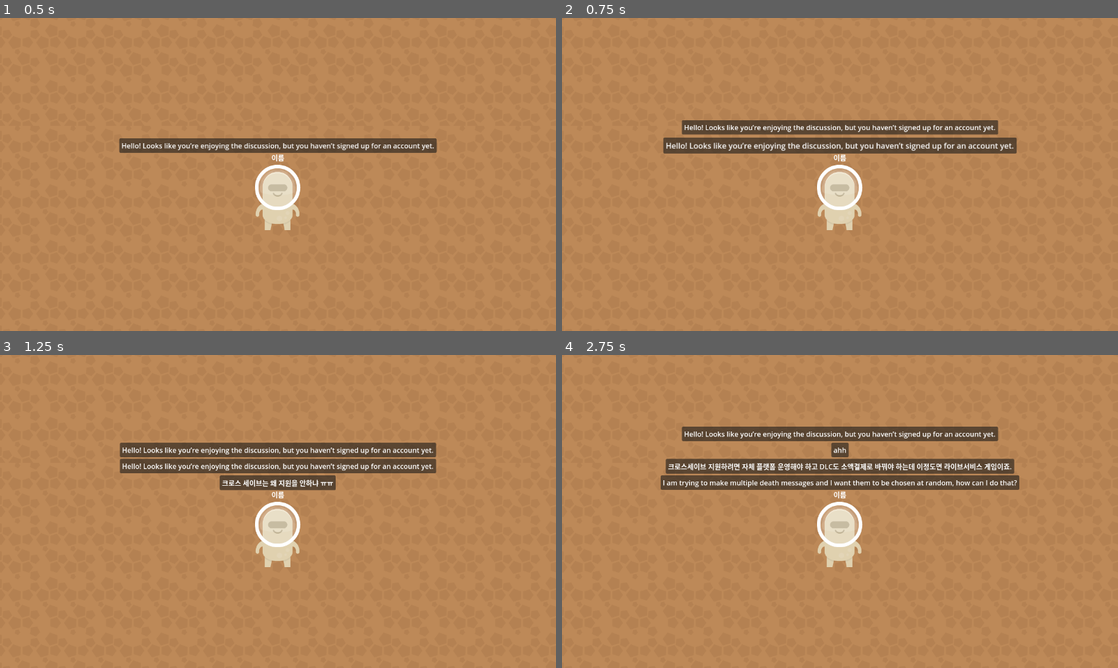
Above: before the commit, frames 1-4 (two rows, left to right).
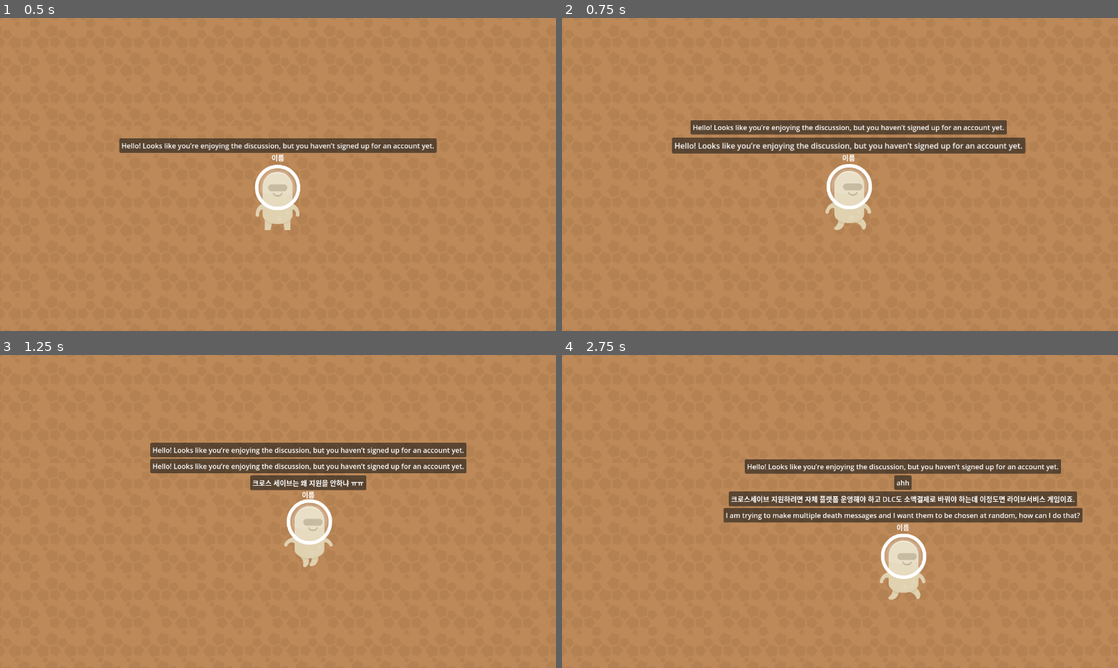
Above: after the commit, the same moments.

Repository: Ozymandias1/godot_simplechat
Game: Godot game, scene res://Scenes/ChatRoom/ChatRoom.tscn
Two runs of this game, one before a commit and one after it. Both use one fixed random seed, a clock stepped at 60 frames per second and the inputs below. This scene is started directly instead of the project's main scene.
Inputs:
- Up to frame 1 (0.5 s): no input
- Up to frame 2 (0.75 s): hold D (Move Right, bound only after the commit) from 0.53 s (still down)
- Up to frame 3 (1.25 s): keep holding D (Move Right, bound only after the commit)
- Up to frame 4 (2.75 s): release D (Move Right, bound only after the commit) at 1.28 s; hold S (Move Down, bound only after the commit) 1.28-2.03 s; hold D (Move Right, bound only after the commit) from 2.03 s (still down)

Frame 1 is identical in both runs. In frame 2, 2.9% of the frame differs, in the area x 18-84%, y 32-68%; in frame 3, 5.3%; in frame 4, 16%, in the area x 17-94%, y 22-79%.

Commit message:
플레이어 이동
- 플레이어 이동, 애니메이션 처리

Diff:
--- /dev/null
+++ b/Data/Sprite_Player_Beige.tres
@@ -0,0 +1,27 @@
+[gd_resource type="SpriteFrames" load_steps=4 format=3 uid="uid://c1dnw8agr60db"]
+
+[ext_resource type="Texture2D" uid="uid://66f03wlq6jbb" path="res://Textures/Players/Beige/alienBeige_front.png" id="1_rg2lq"]
+[ext_resource type="Texture2D" uid="uid://ci563lkessvg6" path="res://Textures/Players/Beige/alienBeige_walk1.png" id="2_yqmws"]
+[ext_resource type="Texture2D" uid="uid://buvm7danmimsj" path="res://Textures/Players/Beige/alienBeige_walk2.png" id="3_gvmds"]
+
+[resource]
+animations = [{
+"frames": [{
+"duration": 1.0,
+"texture": ExtResource("1_rg2lq")
+}],
+"loop": true,
+"name": &"Idle",
+"speed": 5.0
+}, {
+"frames": [{
+"duration": 1.0,
+"texture": ExtResource("2_yqmws")
+}, {
+"duration": 1.0,
+"texture": ExtResource("3_gvmds")
+}],
+"loop": true,
+"name": &"Move",
+"speed": 5.0
+}]
--- a/Scenes/ChatRoom/ChatRoom.tscn
+++ b/Scenes/ChatRoom/ChatRoom.tscn
@@ -1,9 +1,8 @@
-[gd_scene load_steps=5 format=3 uid="uid://eb5ahbaxi2rb"]
+[gd_scene load_steps=4 format=3 uid="uid://eb5ahbaxi2rb"]
 
-[ext_resource type="Texture2D" uid="uid://66f03wlq6jbb" path="res://Textures/Players/Beige/alienBeige_front.png" id="1_0hegc"]
 [ext_resource type="Script" path="res://Scripts/ChatRoom/ChatRoom.gd" id="1_5vfxu"]
 [ext_resource type="PackedScene" uid="uid://bbanpguhwvu83" path="res://Scenes/ChatRoom/Background.tscn" id="2_2s84r"]
-[ext_resource type="Script" path="res://Scripts/ChatRoom/PlayerMessageItemContainer.gd" id="4_ho3t5"]
+[ext_resource type="PackedScene" uid="uid://gkv1lf5rx5go" path="res://Scenes/ChatRoom/Player.tscn" id="3_yixja"]
 
 [node name="ChatRoom" type="Control"]
 layout_mode = 3
@@ -18,32 +17,7 @@
 
 [node name="Camera2D" type="Camera2D" parent="."]
 
-[node name="Player" type="Node2D" parent="."]
-
-[node name="Sprite2D" type="Sprite2D" parent="Player"]
-texture = ExtResource("1_0hegc")
-
-[node name="NameTag" type="Label" parent="Player"]
-anchors_preset = 7
-anchor_left = 0.5
-anchor_top = 1.0
-anchor_right = 0.5
-anchor_bottom = 1.0
-offset_left = -20.0
-offset_top = -50.0
-offset_right = 20.0
-offset_bottom = -27.0
-grow_horizontal = 2
-grow_vertical = 0
-text = "이름"
-horizontal_alignment = 1
-
-[node name="MessageContainer" type="Control" parent="Player"]
-layout_mode = 3
-anchors_preset = 0
-offset_top = -55.0
-offset_bottom = -55.0
-script = ExtResource("4_ho3t5")
+[node name="Player" parent="." instance=ExtResource("3_yixja")]
 
 [node name="TestTimer" type="Timer" parent="."]
 wait_time = 0.3
--- /dev/null
+++ b/Scenes/ChatRoom/Player.tscn
@@ -0,0 +1,34 @@
+[gd_scene load_steps=4 format=3 uid="uid://gkv1lf5rx5go"]
+
+[ext_resource type="Script" path="res://Scripts/ChatRoom/Player.gd" id="1_lsdqd"]
+[ext_resource type="SpriteFrames" uid="uid://c1dnw8agr60db" path="res://Data/Sprite_Player_Beige.tres" id="2_jj3w0"]
+[ext_resource type="Script" path="res://Scripts/ChatRoom/PlayerMessageItemContainer.gd" id="3_wlt1o"]
+
+[node name="Player" type="Node2D"]
+script = ExtResource("1_lsdqd")
+
+[node name="PlayerAnimSprite" type="AnimatedSprite2D" parent="."]
+sprite_frames = ExtResource("2_jj3w0")
+animation = &"Move"
+
+[node name="NameTag" type="Label" parent="."]
+anchors_preset = 7
+anchor_left = 0.5
+anchor_top = 1.0
+anchor_right = 0.5
+anchor_bottom = 1.0
+offset_left = -20.0
+offset_top = -50.0
+offset_right = 20.0
+offset_bottom = -27.0
+grow_horizontal = 2
+grow_vertical = 0
+text = "이름"
+horizontal_alignment = 1
+
+[node name="MessageContainer" type="Control" parent="."]
+layout_mode = 3
+anchors_preset = 0
+offset_top = -55.0
+offset_bottom = -55.0
+script = ExtResource("3_wlt1o")
--- a/Scripts/ChatRoom/ChatRoom.gd
+++ b/Scripts/ChatRoom/ChatRoom.gd
@@ -1,6 +1,6 @@
 extends Control
 
-@onready var message_container = $Player/MessageContainer
+@onready var player = $Player
 
 var test_messages: Array[String] = [
 	"I am trying to make multiple death messages and I want them to be chosen at random, how can I do that?",
@@ -16,4 +16,4 @@
 ]
 
 func _on_test_timer_timeout():
-	message_container.add_message(test_messages.pick_random())
+	player.show_message(test_messages.pick_random())
--- /dev/null
+++ b/Scripts/ChatRoom/Player.gd
@@ -0,0 +1,40 @@
+extends Node2D
+
+@export var move_speed: float = 100
+
+@onready var message_container = $MessageContainer
+@onready var player_anim_sprite = $PlayerAnimSprite
+
+# 플레이어 캐릭터 위에 메시지 보여주기
+func show_message(message: String):
+	message_container.add_message(message)
+
+# 업데이트
+func _process(delta):
+	var horizontal_input = Input.get_axis("Move Left", "Move Right")
+	var vertical_input = Input.get_axis("Move Up", "Move Down") # 아래쪽이 positive한 방향이므로
+	self.position += Vector2(horizontal_input, vertical_input) * move_speed * delta
+
+	process_player_animation()
+
+# 플레이어 애니메이션 처리
+func process_player_animation():
+
+	if Input.is_action_pressed("Move Right"):
+		player_anim_sprite.play("Move")
+		player_anim_sprite.flip_h = false
+
+	elif Input.is_action_pressed("Move Left"):
+		player_anim_sprite.play("Move")
+		player_anim_sprite.flip_h = true
+
+	elif Input.is_action_pressed("Move Up"):
+		player_anim_sprite.play("Move")
+		player_anim_sprite.flip_h = false
+
+	elif Input.is_action_pressed("Move Down"):
+		player_anim_sprite.play("Move")
+		player_anim_sprite.flip_h = true
+
+	else:
+		player_anim_sprite.play("Idle")
--- a/project.godot
+++ b/project.godot
@@ -23,3 +23,30 @@
 
 window/size/viewport_width=1280
 window/size/viewport_height=720
+
+[input]
+
+"Move Up"={
+"deadzone": 0.5,
+"events": [Object(InputEventKey,"resource_local_to_scene":false,"resource_name":"","device":-1,"window_id":0,"alt_pressed":false,"shift_pressed":false,"ctrl_pressed":false,"meta_pressed":false,"pressed":false,"keycode":0,"physical_keycode":87,"key_label":0,"unicode":119,"echo":false,"script":null)
+, Object(InputEventKey,"resource_local_to_scene":false,"resource_name":"","device":-1,"window_id":0,"alt_pressed":false,"shift_pressed":false,"ctrl_pressed":false,"meta_pressed":false,"pressed":false,"keycode":4194320,"physical_keycode":4194320,"key_label":4194320,"unicode":0,"echo":false,"script":null)
+]
+}
+"Move Down"={
+"deadzone": 0.5,
+"events": [Object(InputEventKey,"resource_local_to_scene":false,"resource_name":"","device":-1,"window_id":0,"alt_pressed":false,"shift_pressed":false,"ctrl_pressed":false,"meta_pressed":false,"pressed":false,"keycode":0,"physical_keycode":83,"key_label":0,"unicode":115,"echo":false,"script":null)
+, Object(InputEventKey,"resource_local_to_scene":false,"resource_name":"","device":-1,"window_id":0,"alt_pressed":false,"shift_pressed":false,"ctrl_pressed":false,"meta_pressed":false,"pressed":false,"keycode":0,"physical_keycode":4194322,"key_label":0,"unicode":0,"echo":false,"script":null)
+]
+}
+"Move Left"={
+"deadzone": 0.5,
+"events": [Object(InputEventKey,"resource_local_to_scene":false,"resource_name":"","device":-1,"window_id":0,"alt_pressed":false,"shift_pressed":false,"ctrl_pressed":false,"meta_pressed":false,"pressed":false,"keycode":0,"physical_keycode":65,"key_label":0,"unicode":97,"echo":false,"script":null)
+, Object(InputEventKey,"resource_local_to_scene":false,"resource_name":"","device":-1,"window_id":0,"alt_pressed":false,"shift_pressed":false,"ctrl_pressed":false,"meta_pressed":false,"pressed":false,"keycode":0,"physical_keycode":4194319,"key_label":0,"unicode":0,"echo":false,"script":null)
+]
+}
+"Move Right"={
+"deadzone": 0.5,
+"events": [Object(InputEventKey,"resource_local_to_scene":false,"resource_name":"","device":-1,"window_id":0,"alt_pressed":false,"shift_pressed":false,"ctrl_pressed":false,"meta_pressed":false,"pressed":false,"keycode":0,"physical_keycode":68,"key_label":0,"unicode":100,"echo":false,"script":null)
+, Object(InputEventKey,"resource_local_to_scene":false,"resource_name":"","device":-1,"window_id":0,"alt_pressed":false,"shift_pressed":false,"ctrl_pressed":false,"meta_pressed":false,"pressed":false,"keycode":0,"physical_keycode":4194321,"key_label":0,"unicode":0,"echo":false,"script":null)
+]
+}
